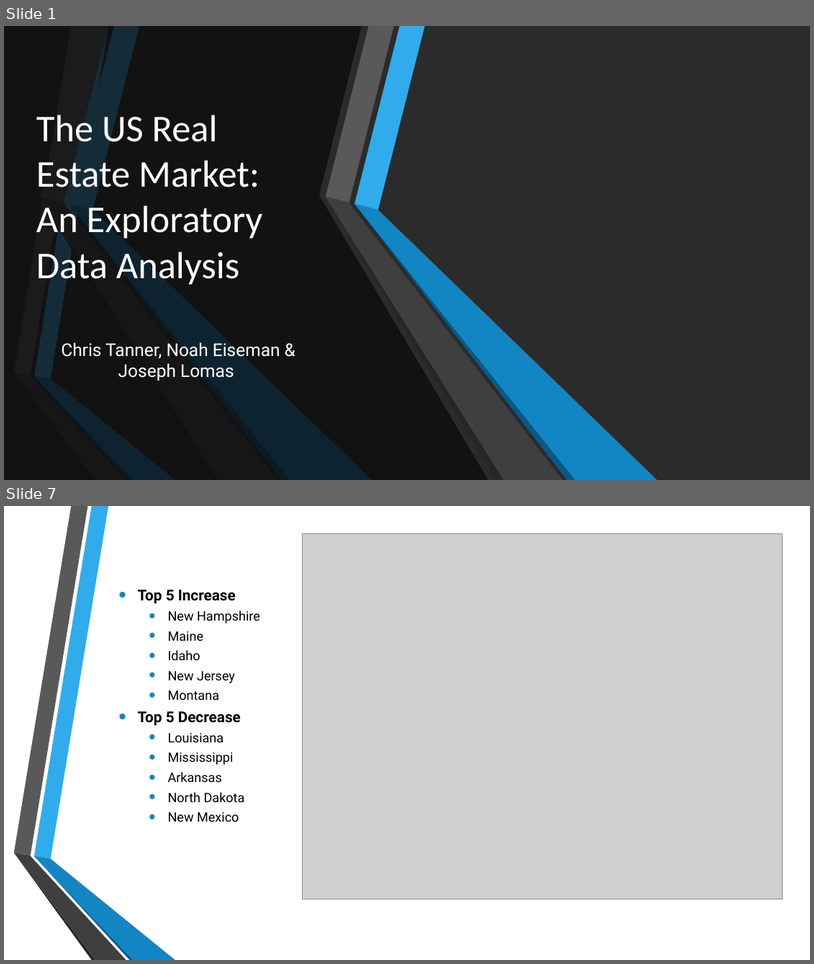
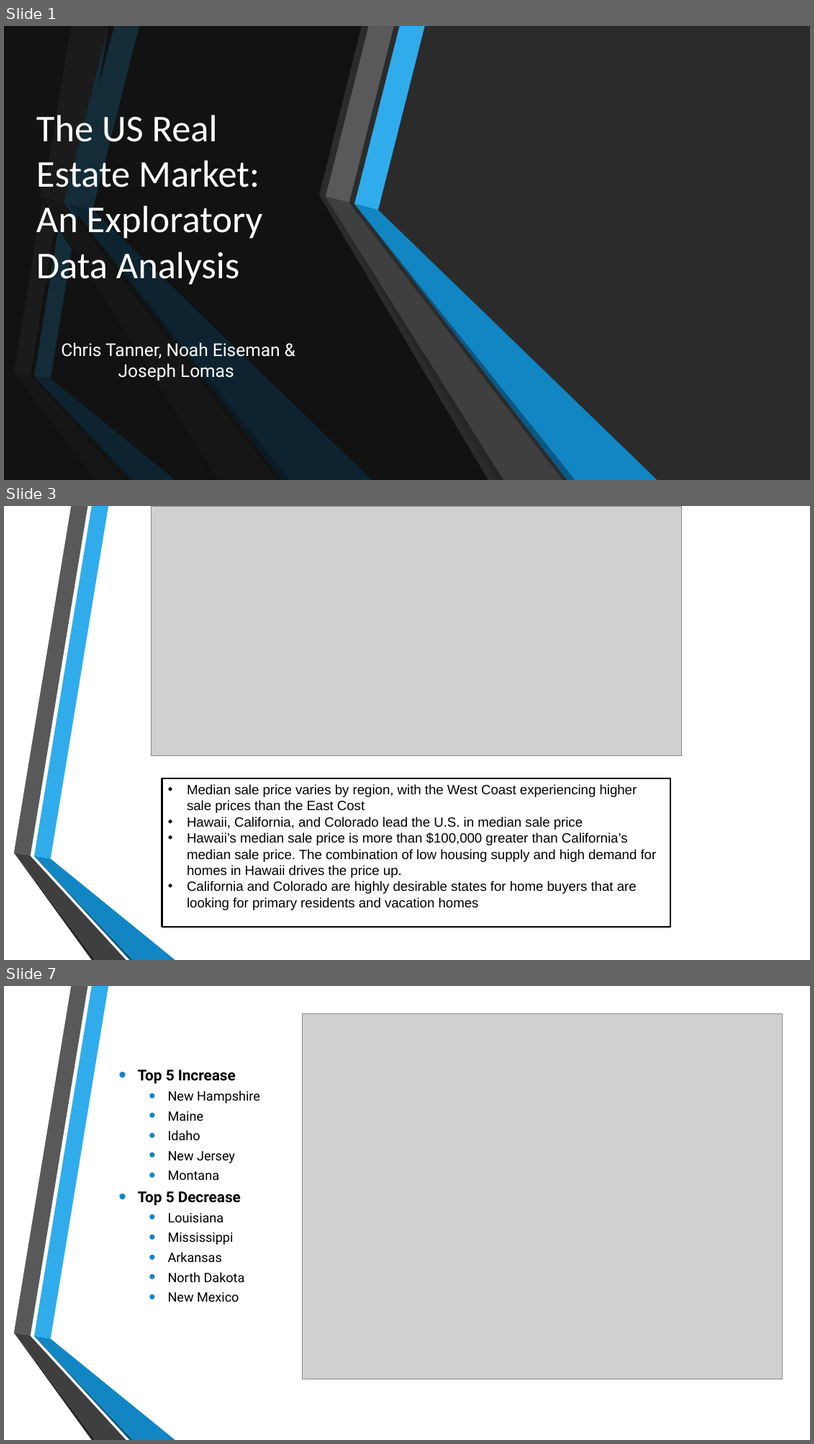
Before and after one commit to josephlomas/Project1_GroupRepo, a slide deck: Real Estate EDA.pptx. Shown one above the other, each under a label of ours: slides 1 and 7 before the commit, slides 1, 3 and 7 after it; the slides between them are not shown. The pictures are 814x964 and 814x1444 pixels, drawn with LibreOffice and Linux fonts; fonts in the diff are those of the drawing; grey boxes stand for pictures; background and template pictures are left out; a plain dark background stands for a picture behind light text. Boxes give left, top, right and bottom in pixels: in the first picture for what was removed or moved away, otherwise in the second. Text is boxed around its words. In the diff, an @@ line names an element or a change of style, - is before the commit and + after.

```diff
--- a/Real Estate EDA.pptx
+++ b/Real Estate EDA.pptx
@@ slide 3 added at (4,506,810,960), background #FFFFFF; not listed: 6 template elements that a slide beside it also shows @@
@@ picture added at (151,506,682,755) @@
@@ rectangle added at (162,778,671,927), fill #FFFFFF, outline #000000 2 pt, 16 pt, text #000000 @@
+• Median sale price varies by region, with the West Coast experiencing higher sale prices than the East Cost
+• Hawaii, California, and Colorado lead the U.S. in median sale price
+• Hawaii’s median sale price is more than $100,000 greater than California’s median sale price. The combination of low housing supply and high demand for homes in Hawaii drives the price up.
+• California and Colorado are highly desirable states for home buyers that are looking for primary residents and vacation homes
```
Also in this commit, not shown: 6 slides changed, 1 other slide added, 2 slides removed.
